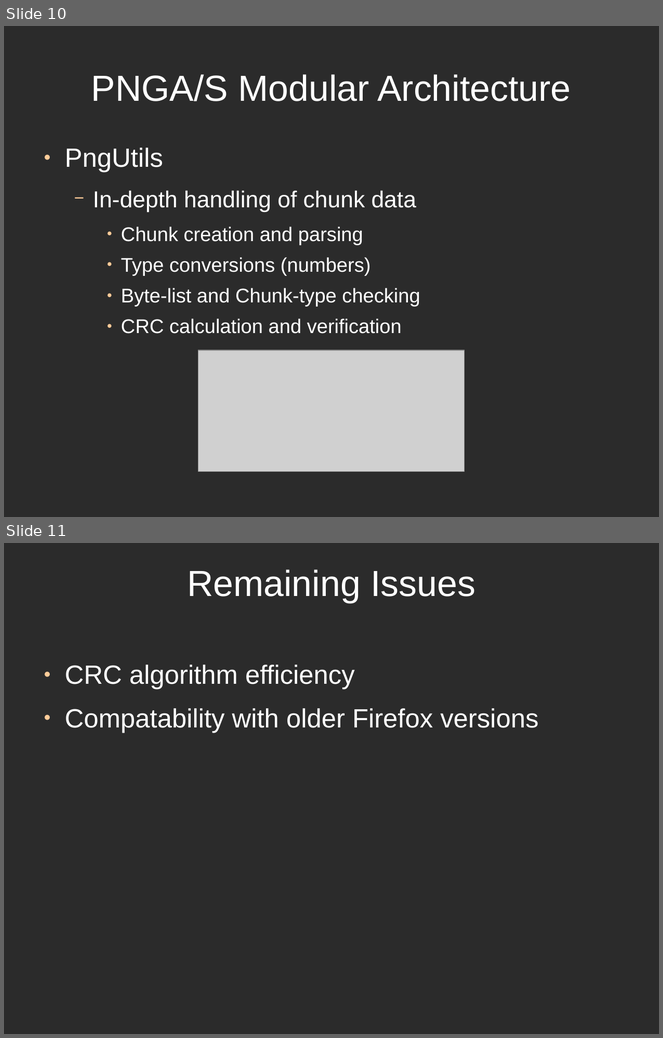
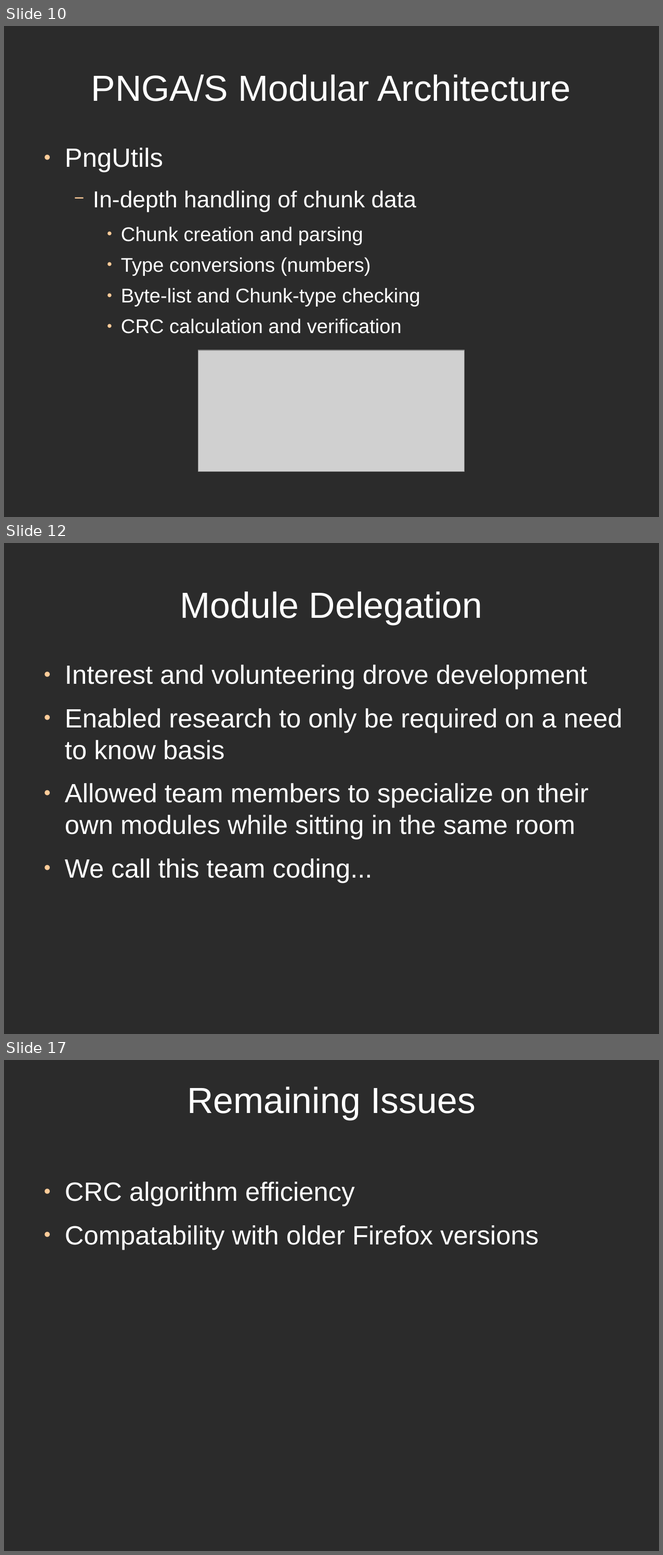
Before and after one commit to directrix1/se2, a slide deck: wip/SE2Presentation.odp. Shown one above the other, each under a label of ours: slides 10 and 11 before the commit, slides 10, 12 and 17 after it; the slides between them are not shown. The pictures are 663x1038 and 663x1555 pixels, drawn with LibreOffice and Linux fonts; fonts in the diff are those of the drawing; grey boxes stand for pictures; background and template pictures are left out; a plain dark background stands for a picture behind light text. Boxes give left, top, right and bottom in pixels: in the first picture for what was removed or moved away, otherwise in the second. Text is boxed around its words. In the diff, an @@ line names an element or a change of style, - is before the commit and + after.

```diff
--- a/wip/SE2Presentation.odp
+++ b/wip/SE2Presentation.odp
@@ slide 12 added at (4, 543, 659, 1034), background picture (left out) @@
@@ title added at (180, 591, 483, 625), 44 pt, text #FFFFFF @@
+Module Delegation
@@ text added at (65, 665, 623, 883), 32 pt, text #FFFFFF @@
+● Interest and volunteering drove development
+● Enabled research to only be required on a need to know basis
+● Allowed team members to specialize on their own modules while sitting in the same room
+● We call this team coding...
@@ what was slide 11 is now slide 17 @@
```
Also in this commit, not shown: 5 other slides added.
